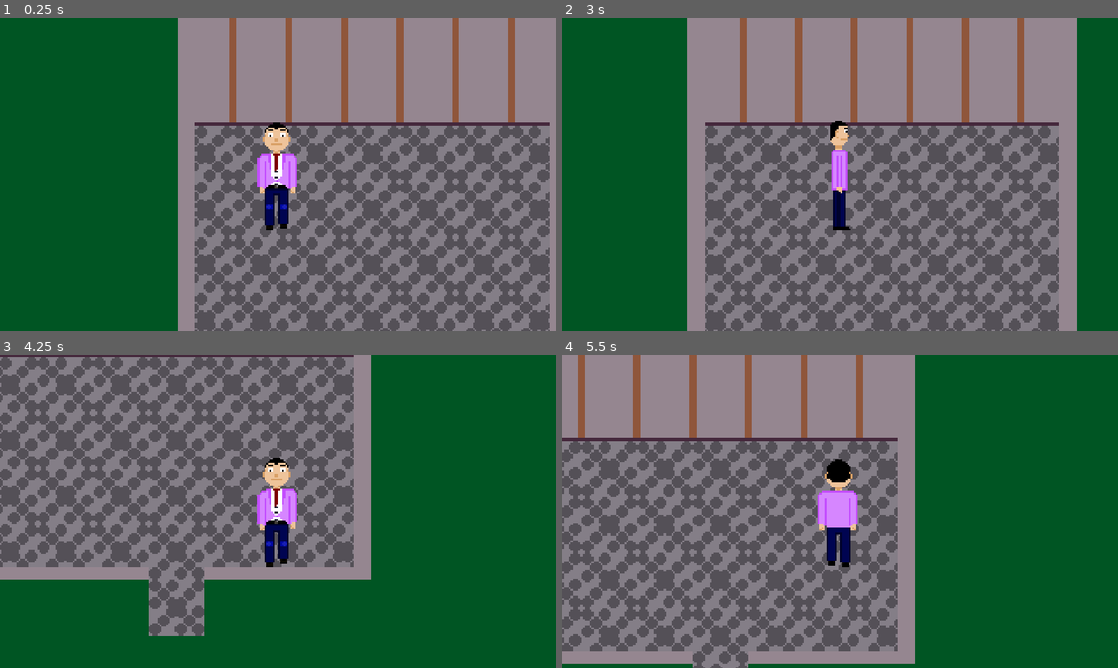
Above: before the commit, frames 1-4 (two rows, left to right).
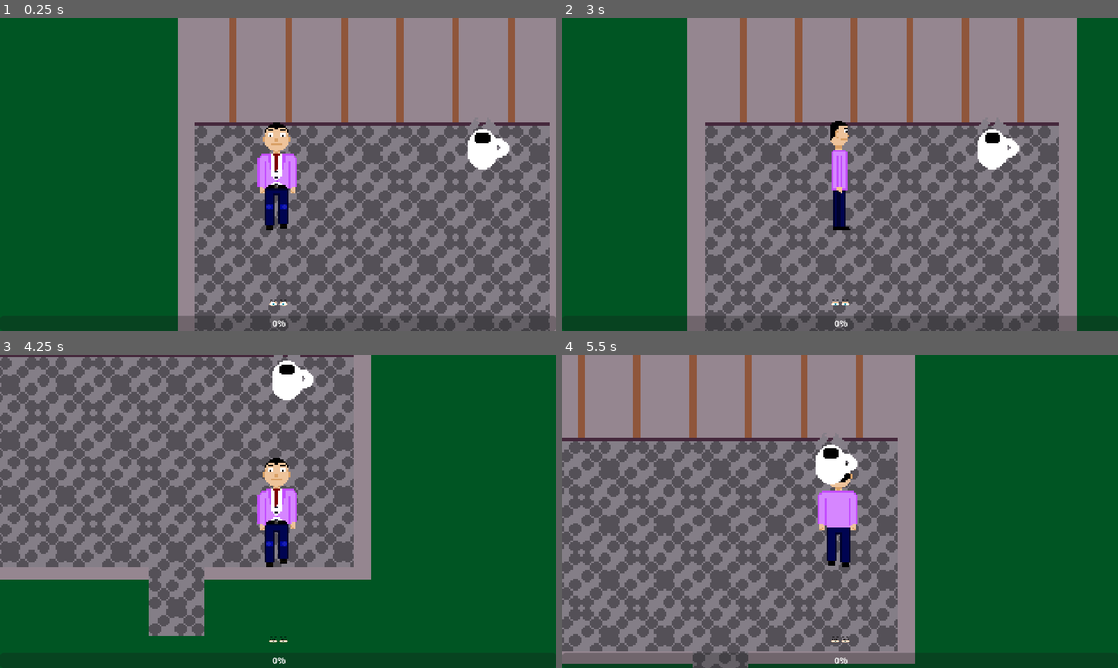
Above: after the commit, the same moments.

Repository: GustavoIgor/a-lawful-citizen
Game: Godot game, scene res://Scenes/home.tscn
Two runs of this game, one before a commit and one after it. Both use one fixed random seed, a clock stepped at 60 frames per second and the inputs below. This scene is started directly instead of the project's main scene.
Inputs (mouse positions are in pixels of both pictures, inside the frame that each line leads up to):
- Up to frame 1 (0.25 s): no input
- Up to frame 2 (3 s): click (1095, 171) at 0.52 s; click (1095, 174) at 1.27 s; click (1095, 177) at 2.02 s; move the mouse to (962, 158) at 2.77 s; hold Right (ui_right) from 2.78 s (still down); hold Shift (sprint) from 2.78 s (still down); click (962, 158) at 2.92 s
- Up to frame 3 (4.25 s): move the mouse to (166, 527) at 3.52 s; release Right (ui_right) at 3.53 s; release Shift (sprint) at 3.53 s; hold Down (ui_down) from 3.53 s (still down); tap Shift (sprint) at 3.6 s; click (166, 527) at 3.67 s
- Up to frame 4 (5.5 s): move the mouse to (895, 442) at 4.27 s; release Down (ui_down) at 4.28 s; hold Right (ui_right) 4.28-5.03 s; hold Shift (sprint) 4.28-5.03 s; click (895, 442) at 4.42 s; tap Enter at 5 s; move the mouse to (812, 574) at 5.02 s; hold Up (ui_up) from 5.03 s (still down); tap Shift (sprint) at 5.1 s; click (812, 574) at 5.17 s

The runs differ from the first frame. In frame 1, 2.2% of the frame differs, in the area x 32-100%, y 33-100%; in frame 2, 2.3%; in frame 3, 0.7%; in frame 4, 2.8%, in the area x 0-64%, y 26-100%.

Commit message:
Added inventory and item logic

Diff:
--- /dev/null
+++ b/Resources/coffee_mug.tres
@@ -0,0 +1,11 @@
+[gd_resource type="Resource" script_class="ItemData" load_steps=3 format=3 uid="uid://bfjx6n1qe0e0m"]
+
+[ext_resource type="Texture2D" uid="uid://b7kpoejt02arh" path="res://Assets/Arts/coffe_mug.png" id="1_8wbrs"]
+[ext_resource type="Script" uid="uid://cdmatdrrydq1v" path="res://Resources/item_data.gd" id="2_4gyf6"]
+
+[resource]
+script = ExtResource("2_4gyf6")
+name = "coffee_mug"
+icon = ExtResource("1_8wbrs")
+combinable_with = {}
+metadata/_custom_type_script = "uid://cdmatdrrydq1v"
--- /dev/null
+++ b/Resources/item_data.gd
@@ -0,0 +1,6 @@
+extends Resource
+class_name ItemData
+
+@export var name: String
+@export var icon: Texture2D
+@export var combinable_with: Dictionary # { "other_item_name": "result_item_name" }
--- /dev/null
+++ b/Scenes/cursor_manager.tscn
@@ -0,0 +1,6 @@
+[gd_scene load_steps=2 format=3 uid="uid://u3w03ft6ljtc"]
+
+[ext_resource type="Script" uid="uid://cdwdmisp01cxd" path="res://Scripts/cursor_manager.gd" id="1_rk33p"]
+
+[node name="CursorManager" type="Node"]
+script = ExtResource("1_rk33p")
--- a/Scenes/eyes.tscn
+++ b/Scenes/eyes.tscn
@@ -1,6 +1,7 @@
-[gd_scene load_steps=7 format=3 uid="uid://s20fwkp3gmjv"]
+[gd_scene load_steps=8 format=3 uid="uid://s20fwkp3gmjv"]
 
 [ext_resource type="Texture2D" uid="uid://lv10a8qg1xl6" path="res://Assets/Arts/eyes.png" id="1_67tjc"]
+[ext_resource type="Script" uid="uid://bdan4q8pqe30u" path="res://Scripts/eyes.gd" id="2_rf4jj"]
 
 [sub_resource type="Animation" id="Animation_rf4jj"]
 resource_name = "normal"
@@ -80,6 +81,7 @@
 texture = ExtResource("1_67tjc")
 hframes = 12
 frame = 1
+script = ExtResource("2_rf4jj")
 
 [node name="AnimationPlayer" type="AnimationPlayer" parent="."]
 libraries = {
--- a/Scenes/fade.tscn
+++ b/Scenes/fade.tscn
@@ -1,21 +1,6 @@
 [gd_scene load_steps=6 format=3 uid="uid://n5ci2kuaerc3"]
 
 [ext_resource type="Script" uid="uid://df40o3a2qerqs" path="res://Scripts/fade.gd" id="1_rdiqc"]
-
-[sub_resource type="Animation" id="Animation_rdiqc"]
-resource_name = "fade_out"
-tracks/0/type = "value"
-tracks/0/imported = false
-tracks/0/enabled = true
-tracks/0/path = NodePath("ColorRect:modulate")
-tracks/0/interp = 1
-tracks/0/loop_wrap = true
-tracks/0/keys = {
-"times": PackedFloat32Array(0, 1),
-"transitions": PackedFloat32Array(1, 1),
-"update": 0,
-"values": [Color(1, 1, 1, 1), Color(1, 1, 1, 0)]
-}
 
 [sub_resource type="Animation" id="Animation_1hncu"]
 length = 0.001
@@ -47,6 +32,21 @@
 "values": [Color(1, 1, 1, 0), Color(1, 1, 1, 1)]
 }
 
+[sub_resource type="Animation" id="Animation_rdiqc"]
+resource_name = "fade_out"
+tracks/0/type = "value"
+tracks/0/imported = false
+tracks/0/enabled = true
+tracks/0/path = NodePath("ColorRect:modulate")
+tracks/0/interp = 1
+tracks/0/loop_wrap = true
+tracks/0/keys = {
+"times": PackedFloat32Array(0, 1),
+"transitions": PackedFloat32Array(1, 1),
+"update": 0,
+"values": [Color(1, 1, 1, 1), Color(1, 1, 1, 0)]
+}
+
 [sub_resource type="AnimationLibrary" id="AnimationLibrary_w8h5a"]
 _data = {
 &"RESET": SubResource("Animation_1hncu"),
@@ -60,6 +60,7 @@
 script = ExtResource("1_rdiqc")
 
 [node name="ColorRect" type="ColorRect" parent="."]
+visible = false
 modulate = Color(1, 1, 1, 0)
 anchors_preset = 15
 anchor_right = 1.0
--- a/Scenes/home.tscn
+++ b/Scenes/home.tscn
@@ -1,10 +1,13 @@
-[gd_scene load_steps=10 format=4 uid="uid://0a12ra83875u"]
+[gd_scene load_steps=13 format=4 uid="uid://0a12ra83875u"]
 
 [ext_resource type="Script" uid="uid://bmvtc1vlk1aqg" path="res://Scripts/home.gd" id="1_12ycv"]
 [ext_resource type="PackedScene" uid="uid://dp5g5yiyrm6bm" path="res://Scenes/background.tscn" id="1_ibywg"]
 [ext_resource type="Texture2D" uid="uid://dan5rwmyfb63p" path="res://Assets/Arts/ground_house.png" id="2_12ycv"]
 [ext_resource type="Texture2D" uid="uid://qduoxdgwk0hr" path="res://Assets/Arts/walls_house.png" id="3_12ycv"]
 [ext_resource type="PackedScene" uid="uid://brdgnl2s1k23f" path="res://Scenes/player.tscn" id="3_llnbm"]
+[ext_resource type="PackedScene" uid="uid://m5k3w28p8jal" path="res://Scenes/ui.tscn" id="6_fhpuh"]
+[ext_resource type="PackedScene" uid="uid://bto4jcnnedxiq" path="res://Scenes/item_pickup.tscn" id="7_vkfas"]
+[ext_resource type="Resource" uid="uid://bfjx6n1qe0e0m" path="res://Resources/coffee_mug.tres" id="8_q1yq7"]
 
 [sub_resource type="TileSetAtlasSource" id="TileSetAtlasSource_fhpuh"]
 texture = ExtResource("2_12ycv")
@@ -61,3 +64,9 @@
 [node name="Camera2D" type="Camera2D" parent="Player"]
 position = Vector2(1, 0)
 zoom = Vector2(3, 3)
+
+[node name="UI" parent="." instance=ExtResource("6_fhpuh")]
+
+[node name="ItemPickup" parent="." instance=ExtResource("7_vkfas")]
+position = Vector2(466, 203)
+item_data = ExtResource("8_q1yq7")
--- /dev/null
+++ b/Scenes/inventory.tscn
@@ -0,0 +1,34 @@
+[gd_scene load_steps=3 format=3 uid="uid://bb6qfbo0c38u0"]
+
+[ext_resource type="Script" uid="uid://bp8xy3qayce6m" path="res://Scripts/inventory.gd" id="1_k5gp2"]
+[ext_resource type="Texture2D" uid="uid://b7kpoejt02arh" path="res://Assets/Arts/coffe_mug.png" id="1_wdn4f"]
+
+[node name="Inventory" type="VBoxContainer"]
+custom_minimum_size = Vector2(80, 0)
+anchors_preset = 11
+anchor_left = 1.0
+anchor_right = 1.0
+anchor_bottom = 1.0
+grow_horizontal = 0
+grow_vertical = 2
+alignment = 1
+script = ExtResource("1_k5gp2")
+
+[node name="Slot1" type="TextureButton" parent="."]
+layout_mode = 2
+texture_normal = ExtResource("1_wdn4f")
+stretch_mode = 3
+
+[node name="Slot2" type="TextureButton" parent="."]
+layout_mode = 2
+texture_normal = ExtResource("1_wdn4f")
+stretch_mode = 3
+
+[node name="Slot3" type="TextureButton" parent="."]
+layout_mode = 2
+texture_normal = ExtResource("1_wdn4f")
+stretch_mode = 3
+
+[connection signal="pressed" from="Slot1" to="." method="_on_slot_1_pressed"]
+[connection signal="pressed" from="Slot2" to="." method="_on_slot_2_pressed"]
+[connection signal="pressed" from="Slot3" to="." method="_on_slot_3_pressed"]
--- /dev/null
+++ b/Scenes/item_data_base.tscn
@@ -0,0 +1,6 @@
+[gd_scene load_steps=2 format=3 uid="uid://b7ass3pa6tgqh"]
+
+[ext_resource type="Script" uid="uid://ddn2w0qytiibp" path="res://Scripts/item_data_base.gd" id="1_veape"]
+
+[node name="ItemDataBase" type="Node"]
+script = ExtResource("1_veape")
--- /dev/null
+++ b/Scenes/item_pickup.tscn
@@ -0,0 +1,13 @@
+[gd_scene load_steps=3 format=3 uid="uid://bto4jcnnedxiq"]
+
+[ext_resource type="Script" uid="uid://bim6dtxcx4r8u" path="res://Scripts/item_pickup.gd" id="1_14bl7"]
+
+[sub_resource type="RectangleShape2D" id="RectangleShape2D_14bl7"]
+
+[node name="ItemPickup" type="Area2D"]
+script = ExtResource("1_14bl7")
+
+[node name="CollisionShape2D" type="CollisionShape2D" parent="."]
+shape = SubResource("RectangleShape2D_14bl7")
+
+[node name="Sprite2D" type="Sprite2D" parent="."]
--- a/Scenes/ui.tscn
+++ b/Scenes/ui.tscn
@@ -1,6 +1,8 @@
-[gd_scene load_steps=2 format=3 uid="uid://m5k3w28p8jal"]
+[gd_scene load_steps=4 format=3 uid="uid://m5k3w28p8jal"]
 
 [ext_resource type="Script" uid="uid://dm4hdu425pmec" path="res://Scripts/ui.gd" id="1_jxero"]
+[ext_resource type="PackedScene" uid="uid://s20fwkp3gmjv" path="res://Scenes/eyes.tscn" id="3_2246s"]
+[ext_resource type="PackedScene" uid="uid://bb6qfbo0c38u0" path="res://Scenes/inventory.tscn" id="3_nf4gj"]
 
 [node name="UI" type="CanvasLayer"]
 script = ExtResource("1_jxero")
@@ -12,3 +14,30 @@
 anchor_bottom = 1.0
 grow_horizontal = 2
 grow_vertical = 2
+
+[node name="LowBar" type="VBoxContainer" parent="Control"]
+custom_minimum_size = Vector2(0, 32)
+layout_mode = 1
+anchors_preset = 12
+anchor_top = 1.0
+anchor_right = 1.0
+anchor_bottom = 1.0
+offset_top = -63.0
+grow_horizontal = 2
+grow_vertical = 0
+alignment = 1
+
+[node name="CenterContainer" type="CenterContainer" parent="Control/LowBar"]
+custom_minimum_size = Vector2(32, 32)
+layout_mode = 2
+size_flags_horizontal = 4
+
+[node name="Eyes" parent="Control/LowBar/CenterContainer" instance=ExtResource("3_2246s")]
+position = Vector2(16, 16)
+
+[node name="ProgressBar" type="ProgressBar" parent="Control/LowBar"]
+layout_mode = 2
+
+[node name="Inventory" parent="Control" instance=ExtResource("3_nf4gj")]
+layout_mode = 1
+offset_left = -32.0
--- /dev/null
+++ b/Scripts/cursor_manager.gd
@@ -0,0 +1,12 @@
+extends Node
+
+var default_cursor = null
+
+func _ready():
+	default_cursor = null
+
+func set_cursor(icon: Texture2D):
+	Input.set_custom_mouse_cursor(icon)
+
+func reset_cursor():
+	Input.set_custom_mouse_cursor(default_cursor)
--- /dev/null
+++ b/Scripts/eyes.gd
@@ -0,0 +1,13 @@
+extends Sprite2D
+@onready var animation := $AnimationPlayer
+
+func _ready() -> void:
+	check_animation()
+
+func check_animation():
+	if Global.lawful > 150:
+		animation.play('aware')
+	elif Global.lawful > 50:
+		animation.play("normal")
+	else:
+		animation.play("suspicious")
--- /dev/null
+++ b/Scripts/inventory.gd
@@ -0,0 +1,70 @@
+extends VBoxContainer
+
+var items: Array[ItemData] = []
+var selected_item: ItemData = null
+
+@onready var slots = [
+	$Slot1,
+	$Slot2,
+	$Slot3
+]
+
+func _ready():
+	update_slots()
+
+func add_item(item: ItemData) -> bool:
+	if items.size() < 3:
+		items.append(item)
+		update_slots()
+		return true
+	else:
+		return false
+
+func remove_item(item: ItemData):
+	items.erase(item)
+	update_slots()
+
+func update_slots():
+	for i in range(3):
+		if i < items.size():
+			slots[i].texture_normal = items[i].icon
+		else:
+			slots[i].texture_normal = null
+
+func on_slot_pressed(index: int):
+	if index >= items.size():
+		return
+
+	var clicked_item = items[index]
+
+	if selected_item == null:
+		selected_item = clicked_item
+		CursorManager.set_cursor(clicked_item.icon)
+	elif selected_item == clicked_item:
+		selected_item = null
+		CursorManager.reset_cursor()
+	else:
+		attempt_combine(selected_item, clicked_item)
+
+func attempt_combine(item_a: ItemData, item_b: ItemData):
+	if item_a.combinable_with.has(item_b.name):
+		var result_name = item_a.combinable_with[item_b.name]
+		var result_item = preload("res://Scenes/item_data_base.tscn").get_item(result_name)
+		if result_item:
+			remove_item(item_b)
+			add_item(result_item)
+			print("Itens combinados:", item_a.name, "+", item_b.name, "->", result_item.name)
+	else:
+		print("Esses itens não podem ser combinados.")
+
+	selected_item = null
+	CursorManager.reset_cursor()
+
+func _on_slot_1_pressed() -> void:
+	on_slot_pressed(0)
+
+func _on_slot_2_pressed() -> void:
+	on_slot_pressed(1)
+
+func _on_slot_3_pressed() -> void:
+	on_slot_pressed(2)
--- /dev/null
+++ b/Scripts/item_data_base.gd
@@ -0,0 +1,12 @@
+extends Node
+class_name ItemDatabase
+
+var items: Dictionary = {}
+
+func _ready():
+	items = {
+		"coffee_mug": load("res://Resources/coffee_mug.tres"),
+	}
+
+func get_item(name: String) -> ItemData:
+	return items.get(name, null)
--- /dev/null
+++ b/Scripts/item_pickup.gd
@@ -0,0 +1,21 @@
+extends Area2D
+@export var item_data: ItemData
+@export var can_return_item: bool = true
+
+var is_taken := false
+
+func _ready():
+	$Sprite2D.texture = item_data.icon
+
+func _input_event(viewport, event, shape_idx):
+	if event is InputEventMouseButton and event.button_index == MOUSE_BUTTON_LEFT and event.pressed:
+		if not is_taken:
+			var added = Global.inventory.add_item(item_data)
+			if added:
+				is_taken = true
+				hide()
+		else:
+			if can_return_item and Global.inventory.has_item(item_data):
+				Global.inventory.remove_item(item_data)
+				is_taken = false
+				show()
--- a/project.godot
+++ b/project.godot
@@ -18,6 +18,8 @@
 
 Global="*res://Scenes/global.tscn"
 Fade="*res://Scenes/fade.tscn"
+CursorManager="*res://Scenes/cursor_manager.tscn"
+ItemDataBase="*res://Scenes/item_data_base.tscn"
 
 [display]
 
Binary file added: Assets/Arts/coffe_mug.png
Not shown, added: Assets/Arts/coffe_mug.png.import
Not shown, added: Resources/item_data.gd.uid
Not shown, added: Scripts/cursor_manager.gd.uid
Not shown, added: Scripts/eyes.gd.uid
Not shown, added: Scripts/inventory.gd.uid
Not shown, added: Scripts/item_data_base.gd.uid
Not shown, added: Scripts/item_pickup.gd.uid
